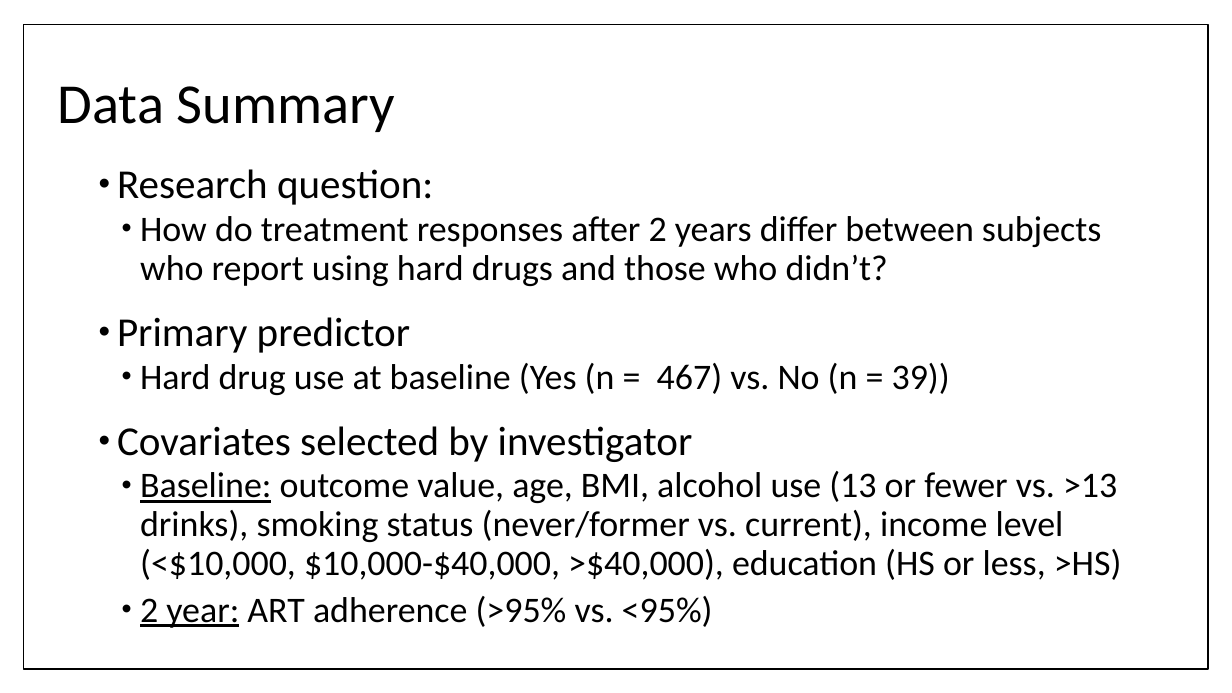
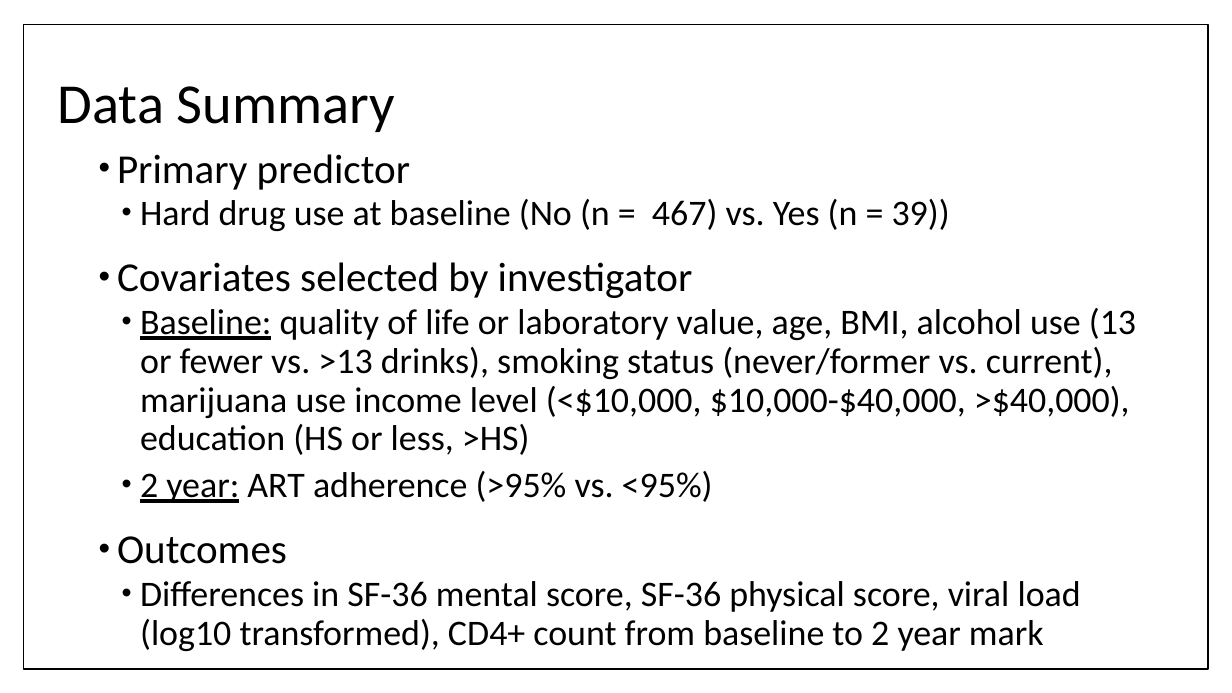
Before and after one commit to johnsra3/bios6623-johnsra3, a slide deck: slide 3 of Project1/Reports/Project 1 Final Presentation.pptx (slide 2 before the commit). Drawn at 1232x693 pixels with LibreOffice and Linux fonts; fonts in the diff are those of the drawing. Boxes give left, top, right and bottom in pixels: in the first picture for what was removed or moved away, otherwise in the second. Text is boxed around its words. In the diff, an @@ line names an element or a change of style, - is before the commit and + after.

```diff
--- a/Project1/Reports/Project 1 Final Presentation.pptx
+++ b/Project1/Reports/Project 1 Final Presentation.pptx
@@ text "Primary predictor": place and size @@
-text "Primary predictor" at <box>117,169,1122,628</box>
+text "Primary predictor" at <box>117,154,1136,651</box>
@@ text at <box>117,169,1101,286</box>: paragraphs removed @@
-• Research question:
-  • How do treatment responses after 2 years differ between subjects who report using hard drugs and those who didn’t?
@@ text at <box>140,199,950,231</box>: text changed @@
-  • Hard drug use at baseline (Yes (n = 467) vs. No (n = 39))
+  • Hard drug use at baseline (No (n = 467) vs. Yes (n = 39))
@@ text at <box>140,308,1136,455</box>: text changed @@
-  • Baseline: outcome value, age, BMI, alcohol use (13 or fewer vs. >13 drinks), smoking status (never/former vs. current), income level (<$10,000, $10,000-$40,000, >$40,000), education (HS or less, >HS)
+  • Baseline: quality of life or laboratory value, age, BMI, alcohol use (13 or fewer vs. >13 drinks), smoking status (never/former vs. current), marijuana use income level (<$10,000, $10,000-$40,000, >$40,000), education (HS or less, >HS)
@@ text at <box>117,536,1081,651</box>: paragraphs added @@
+• Outcomes
+  • Differences in SF-36 mental score, SF-36 physical score, viral load (log10 transformed), CD4+ count from baseline to 2 year mark
```
Also in this commit, not shown: 4 other slides changed, 1 slide added, 1 slide removed, 1 other file.
